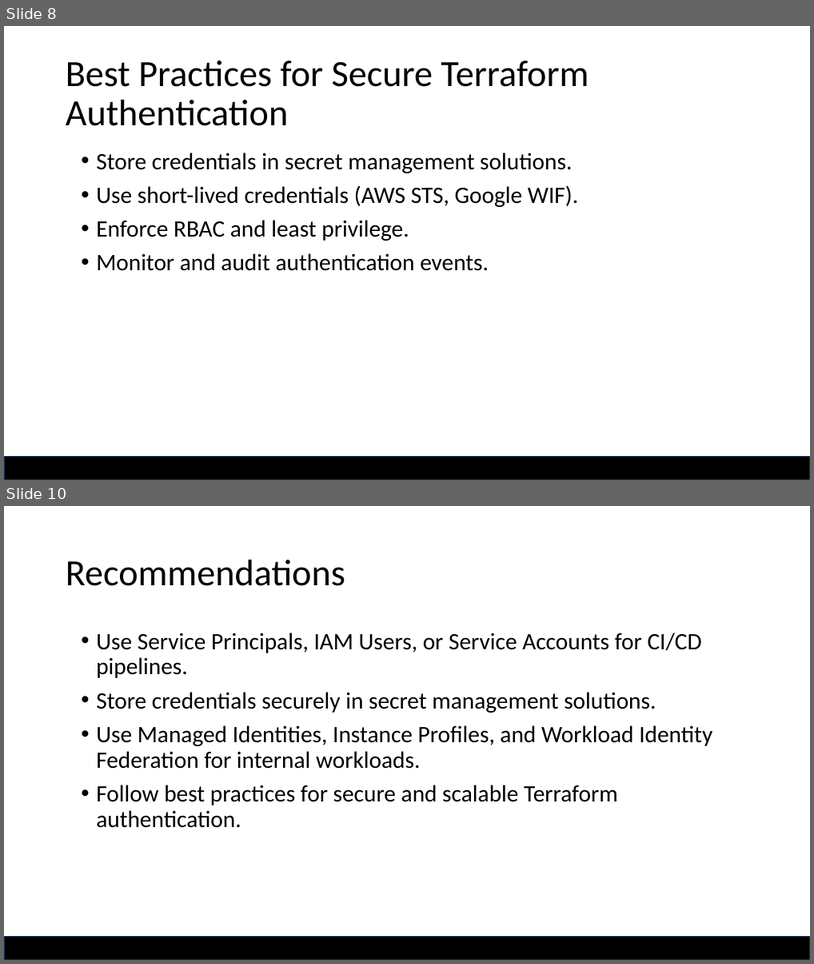
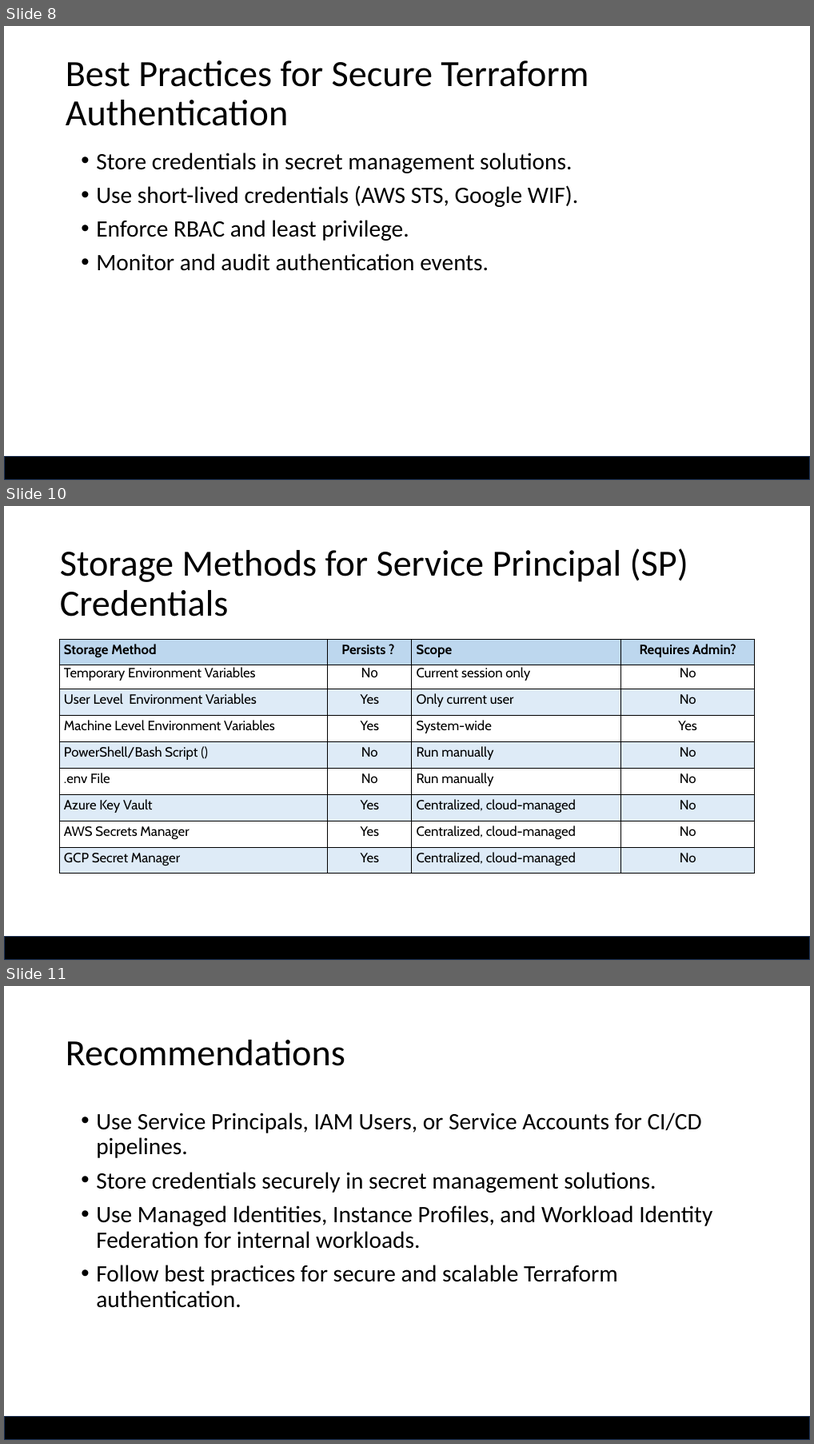
Before and after one commit to qatip/tf-int-trainers, a slide deck: module_3_cloud_authentication.pptx. Shown one above the other, each under a label of ours: slides 8 and 10 before the commit, slides 8, 10 and 11 after it; the slides between them are not shown. The pictures are 814x964 and 814x1444 pixels, drawn with LibreOffice and Linux fonts; fonts in the diff are those of the drawing; background and template pictures are left out. Boxes give left, top, right and bottom in pixels: in the first picture for what was removed or moved away, otherwise in the second. Text is boxed around its words. In the diff, an @@ line names an element or a change of style, - is before the commit and + after.

```diff
--- a/module_3_cloud_authentication.pptx
+++ b/module_3_cloud_authentication.pptx
@@ slide 10 added at bbox=[4, 506, 810, 960], background #FFFFFF at 11% opacity; not listed: 3 template elements that a slide beside it also shows @@
@@ title added at bbox=[60, 548, 689, 616], 44 pt, text #000000 @@
+Storage Methods for Service Principal (SP) Credentials
@@ table added at bbox=[60, 639, 755, 873], 9 rows, 4 columns @@
+Storage Method | Persists ? | Scope | Requires Admin?
+Temporary Environment Variables | No | Current session only | No
+User Level Environment Variables | Yes | Only current user | No
+Machine Level Environment Variables | Yes | System-wide | Yes
+PowerShell/Bash Script () | No | Run manually | No
+.env File | No | Run manually | No
+Azure Key Vault | Yes | Centralized, cloud-managed | No
+AWS Secrets Manager | Yes | Centralized, cloud-managed | No
+GCP Secret Manager | Yes | Centralized, cloud-managed | No
@@ what was slide 10 is now slide 11 @@
```
Also in this commit, not shown: 1 slide changed, 6 other slides added, 1 other file.
